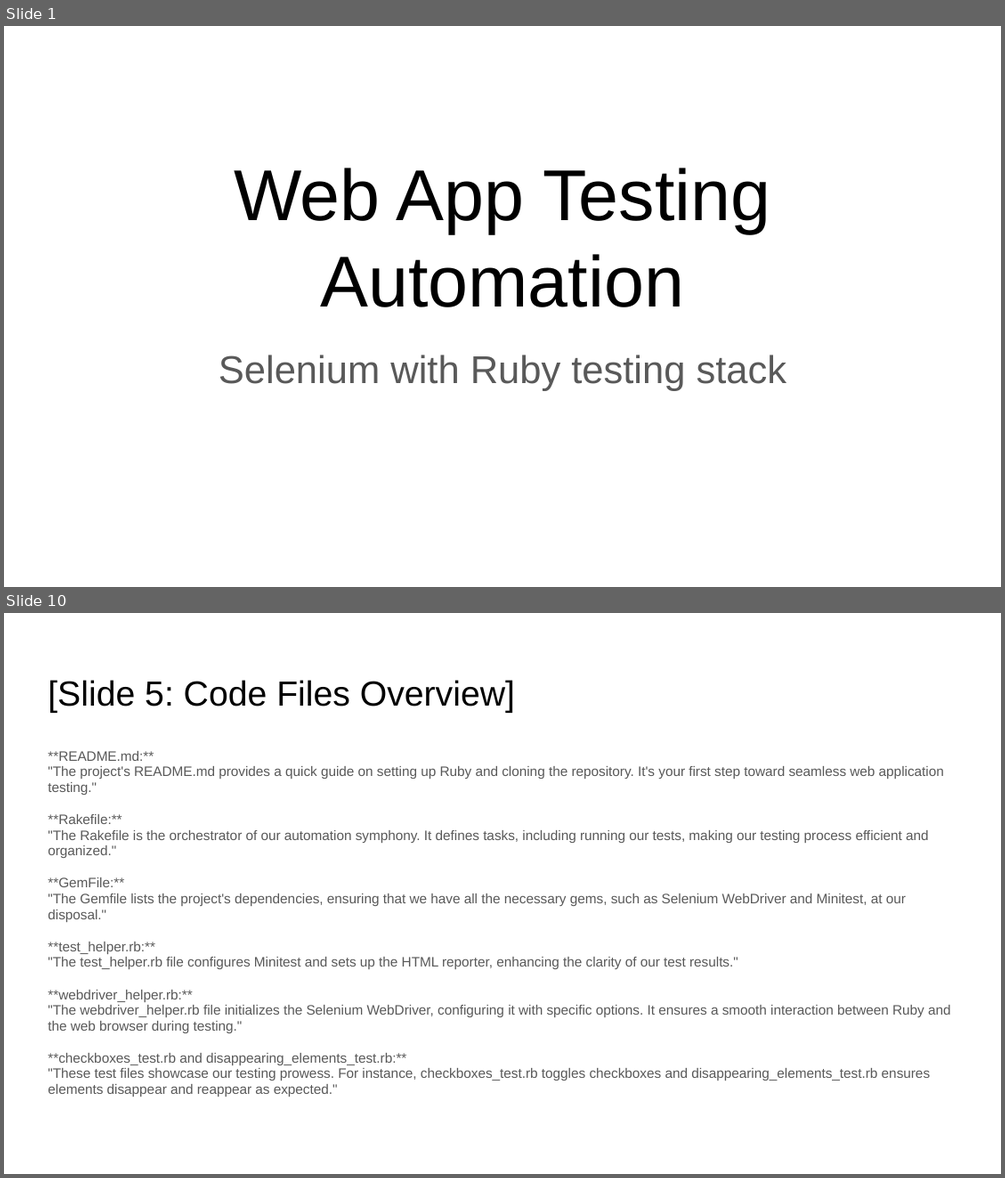
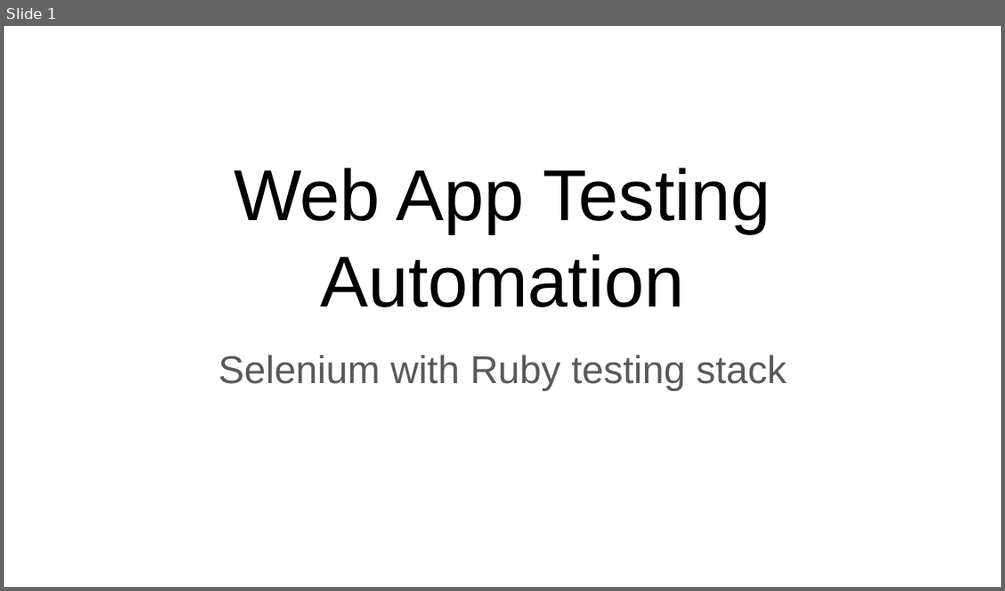
Before and after one commit to fawadmalik/end2EndAutomationWithRubyAndMinitestReport, a slide deck: docs/Web App Testing Automation.pptx. Shown one above the other, each under a label of ours: slides 1 and 10 before the commit, slide 1 after it; the slides between them are not shown. The pictures are 1005x1178 and 1005x591 pixels, drawn with LibreOffice and Linux fonts; fonts in the diff are those of the drawing. Boxes give left, top, right and bottom in pixels: in the first picture for what was removed or moved away, otherwise in the second. Text is boxed around its words. In the diff, an @@ line names an element or a change of style, - is before the commit and + after.

```diff
--- a/docs/Web App Testing Automation.pptx
+++ b/docs/Web App Testing Automation.pptx
@@ slide 10 removed at (4,613,1001,1174), background #FFFFFF @@
@@ title removed at (48,680,515,713) @@
-[Slide 5: Code Files Overview]
@@ text removed at (48,751,951,1096) @@
-**README.md:**
-"The project's README.md provides a quick guide on setting up Ruby and cloning the repository. It's your first step toward seamless web application testing."
-**Rakefile:**
-"The Rakefile is the orchestrator of our automation symphony. It defines tasks, including running our tests, making our testing process efficient and organized."
-**GemFile:**
-"The Gemfile lists the project's dependencies, ensuring that we have all the necessary gems, such as Selenium WebDriver and Minitest, at our disposal."
-**test_helper.rb:**
-"The test_helper.rb file configures Minitest and sets up the HTML reporter, enhancing the clarity of our test results."
-**webdriver_helper.rb:**
-"The webdriver_helper.rb file initializes the Selenium WebDriver, configuring it with specific options. It ensures a smooth interaction between Ruby and the web browser during testing."
-**checkboxes_test.rb and disappearing_elements_test.rb:**
-"These test files showcase our testing prowess. For instance, checkboxes_test.rb toggles checkboxes and disappearing_elements_test.rb ensures elements disappear and reappear as expected."
```
Also in this commit, not shown: 6 slides changed, 3 slides added, 6 other slides removed, 1 other file.
